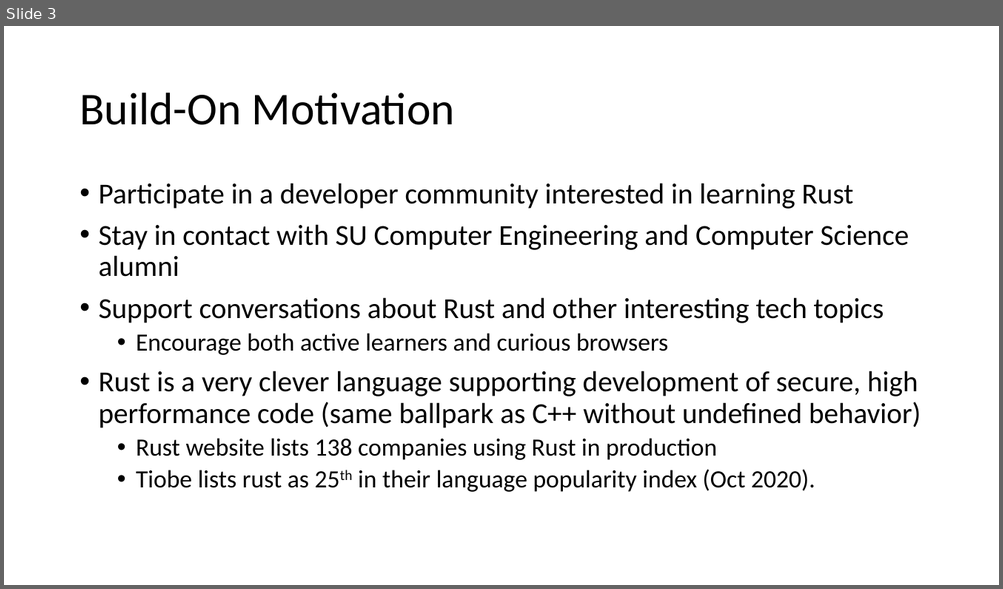
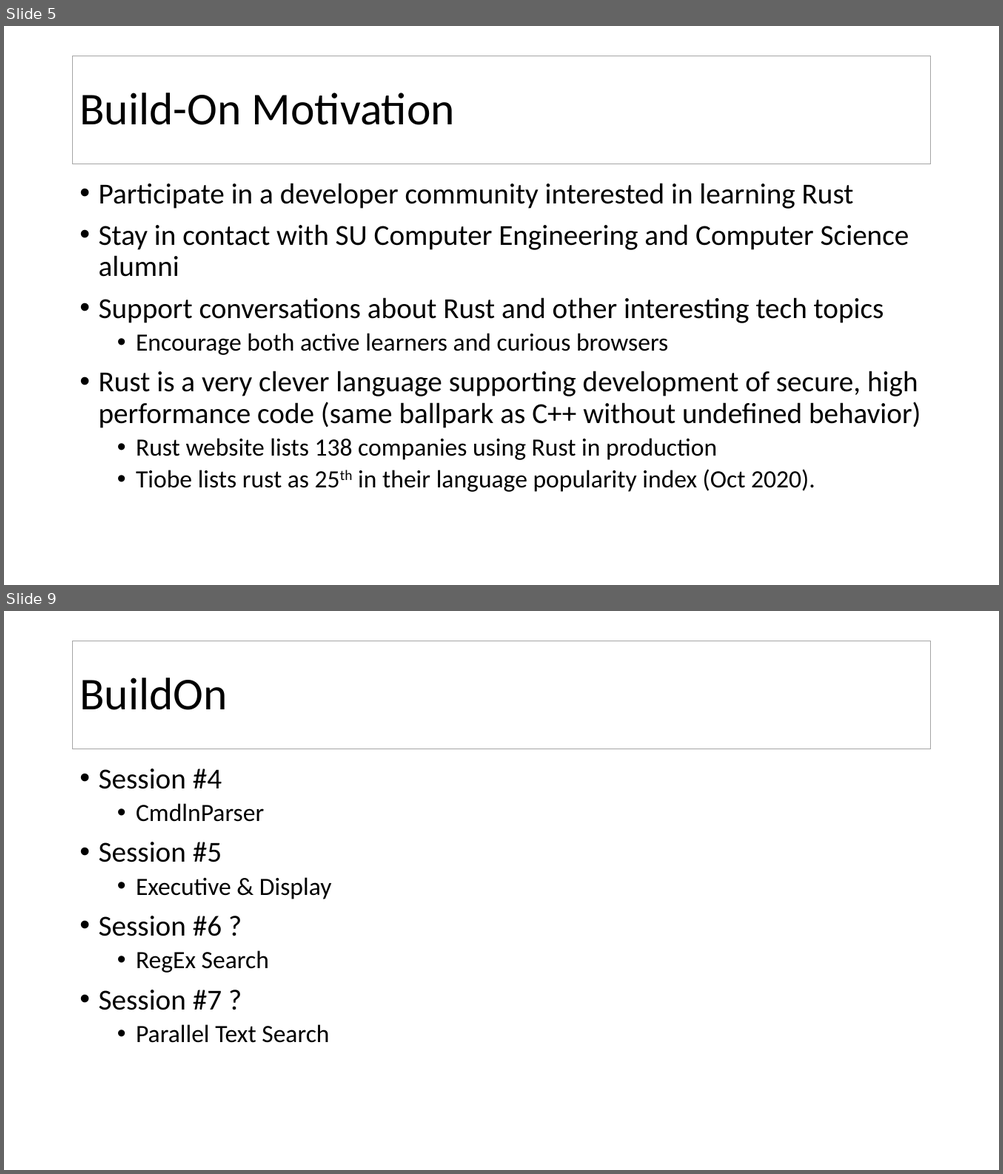
Before and after one commit to JimFawcett/BuildOn, a slide deck: Build-On.pptx. Shown one above the other, each under a label of ours: slide 3 before the commit, slides 5 and 9 after it; the slides between them are not shown. The pictures are 1003x589 and 1003x1174 pixels, drawn with LibreOffice and Linux fonts; fonts in the diff are those of the drawing. Boxes give left, top, right and bottom in pixels: in the first picture for what was removed or moved away, otherwise in the second. Text is boxed around its words. In the diff, an @@ line names an element or a change of style, - is before the commit and + after.

```diff
--- a/Build-On.pptx
+++ b/Build-On.pptx
@@ slide 9 added at (4,611,999,1170), background #FFFFFF @@
@@ title added at (73,641,930,749), fill #FFFFFF, outline #A5A5A5 1 pt, 44 pt, text #000000 @@
+BuildOn
@@ text added at (99,769,332,1043), 24 pt, text #000000 @@
+• Session #4
+  • CmdlnParser
+• Session #5
+  • Executive & Display
+• Session #6 ?
+  • RegEx Search
+• Session #7 ?
+  • Parallel Text Search
@@ what was slide 3 is now slide 5 @@
@@ slide 5 changed as well @@
@@ title "Build-On Motivation": place and size @@
-title "Build-On Motivation" at (79,93,455,125)
+title "Build-On Motivation" at (73,56,930,164)
@@ title "Build-On Motivation" at (73,56,930,164): fill none to #FFFFFF; outline none to #A5A5A5 1 pt @@
```
Also in this commit, not shown: 2 other slides changed, 6 other slides added, 1 other file.
